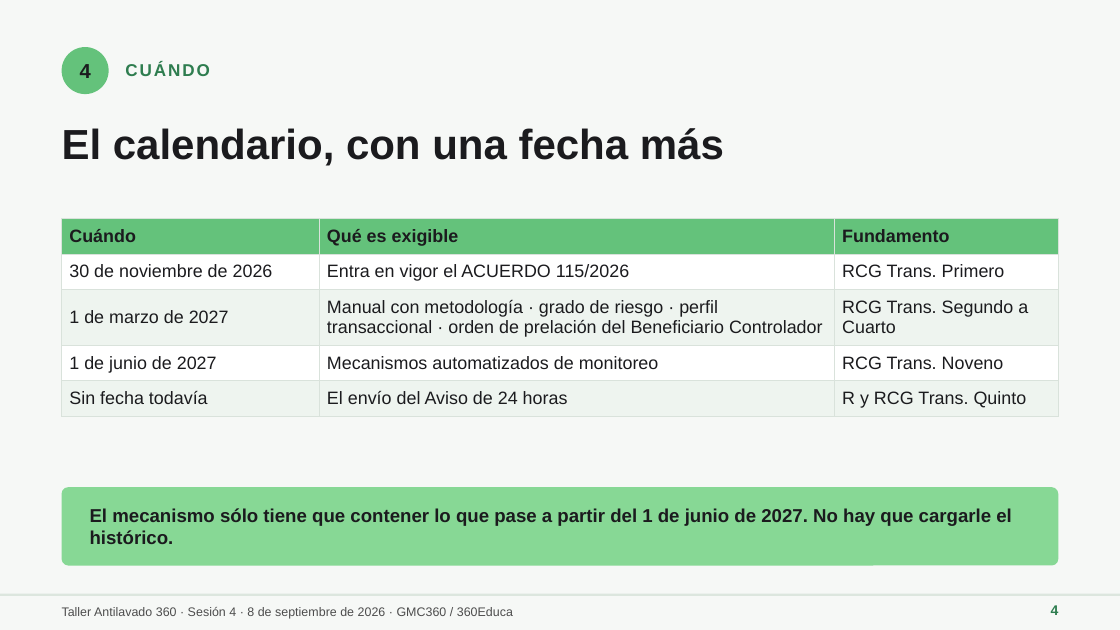
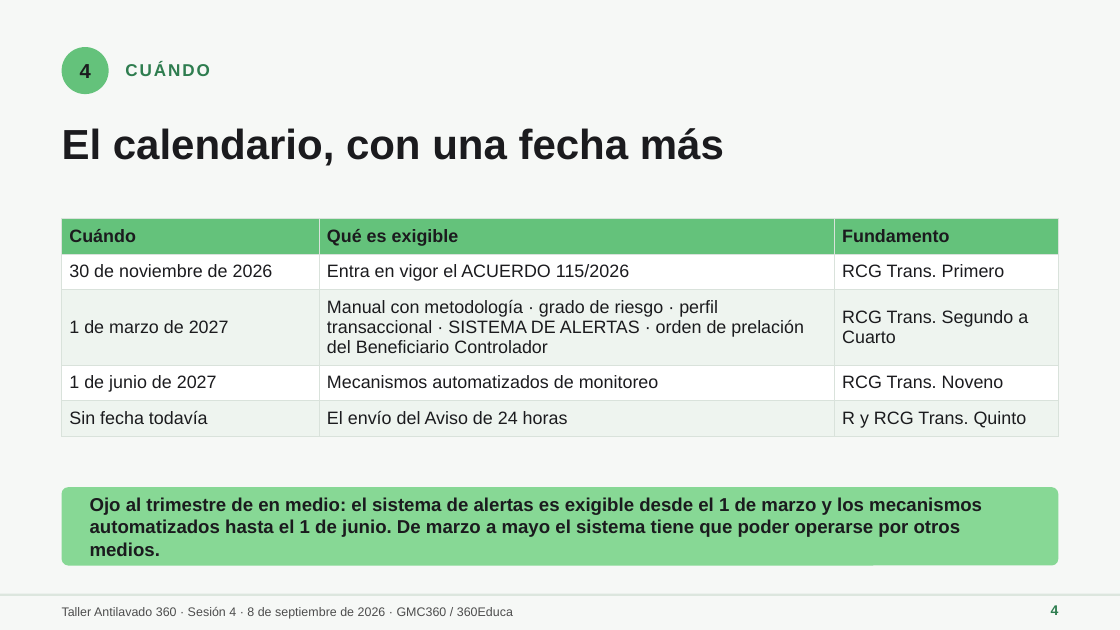
Before and after one commit to maribelvazquez/S01-TAV-IDENTIFICACION, a slide deck: slide 4 of s04/descargables/S04_ALU_01_Presentacion.pptx. Drawn at 1120x630 pixels with LibreOffice and Linux fonts; fonts in the diff are those of the drawing. Boxes give left, top, right and bottom in pixels: in the first picture for what was removed or moved away, otherwise in the second. Text is boxed around its words. In the diff, an @@ line names an element or a change of style, - is before the commit and + after.

```diff
--- a/s04/descargables/S04_ALU_01_Presentacion.pptx
+++ b/s04/descargables/S04_ALU_01_Presentacion.pptx
@@ table at <box>62,218,1058,432</box> @@
-row 3, column 2: Manual con metodología · grado de riesgo · perfil transaccional · orden de prelación del Beneficiario Controlador
+row 3, column 2: Manual con metodología · grado de riesgo · perfil transaccional · SISTEMA DE ALERTAS · orden de prelación del Beneficiario Controlador
@@ text at <box>90,497,982,556</box>: text changed @@
-El mecanismo sólo tiene que contener lo que pase a partir del 1 de junio de 2027. No hay que cargarle el histórico.
+Ojo al trimestre de en medio: el sistema de alertas es exigible desde el 1 de marzo y los mecanismos automatizados hasta el 1 de junio. De marzo a mayo el sistema tiene que poder operarse por otros medios.
```
Also in this commit, not shown: 17 other slides changed, 1 slide added, 8 other files.
